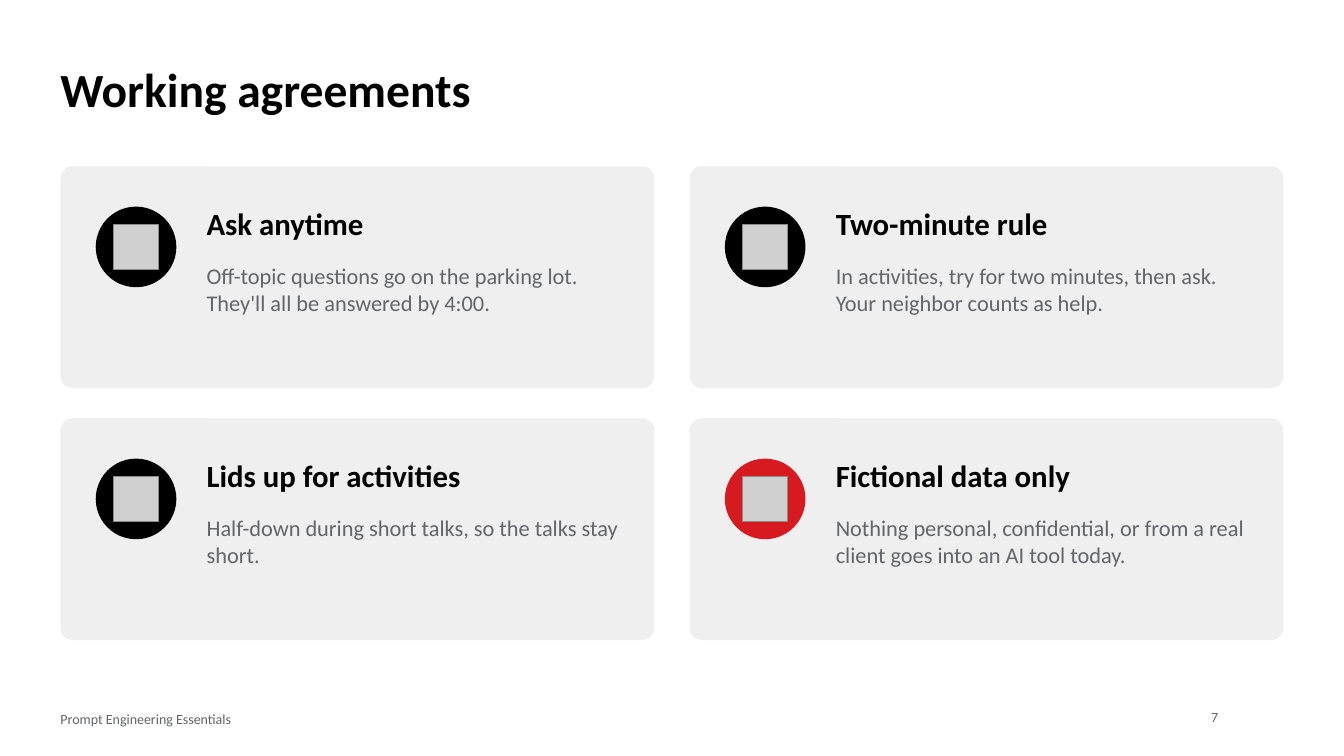
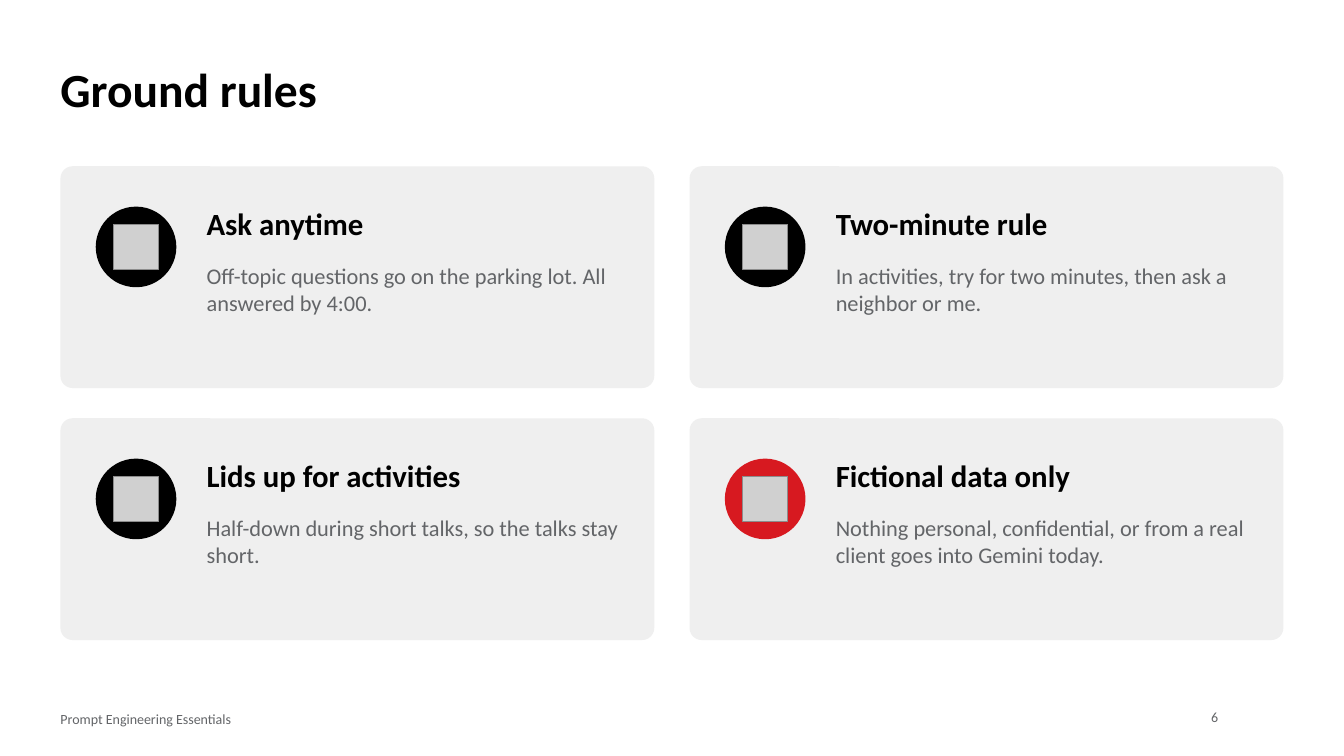
Before and after one commit to DataHurdler/pb-group-D, a slide deck: slide 6 of materials/slides/prompt-engineering-essentials.pptx (slide 7 before the commit). Drawn at 1344x756 pixels with LibreOffice and Linux fonts; fonts in the diff are those of the drawing; grey boxes stand for pictures; background and template pictures are left out. Boxes give left, top, right and bottom in pixels: in the first picture for what was removed or moved away, otherwise in the second. Text is boxed around its words. In the diff, an @@ line names an element or a change of style, - is before the commit and + after.

```diff
--- a/materials/slides/prompt-engineering-essentials.pptx
+++ b/materials/slides/prompt-engineering-essentials.pptx
@@ title at (x1=60, y1=73, x2=317, y2=108): text changed @@
-Working agreements
+Ground rules
@@ text at (x1=207, y1=268, x2=606, y2=315): text changed @@
-Off-topic questions go on the parking lot. They'll all be answered by 4:00.
+Off-topic questions go on the parking lot. All answered by 4:00.
@@ text at (x1=836, y1=268, x2=1227, y2=315): text changed @@
-In activities, try for two minutes, then ask. Your neighbor counts as help.
+In activities, try for two minutes, then ask a neighbor or me.
@@ text at (x1=836, y1=520, x2=1243, y2=567): text changed @@
-Nothing personal, confidential, or from a real client goes into an AI tool today.
+Nothing personal, confidential, or from a real client goes into Gemini today.
@@ page number at (x1=1211, y1=712, x2=1218, y2=722): text changed @@
-7
+6
```
Also in this commit, not shown: 32 other slides changed, 2 slides added, 11 slides removed, 21 other files.
